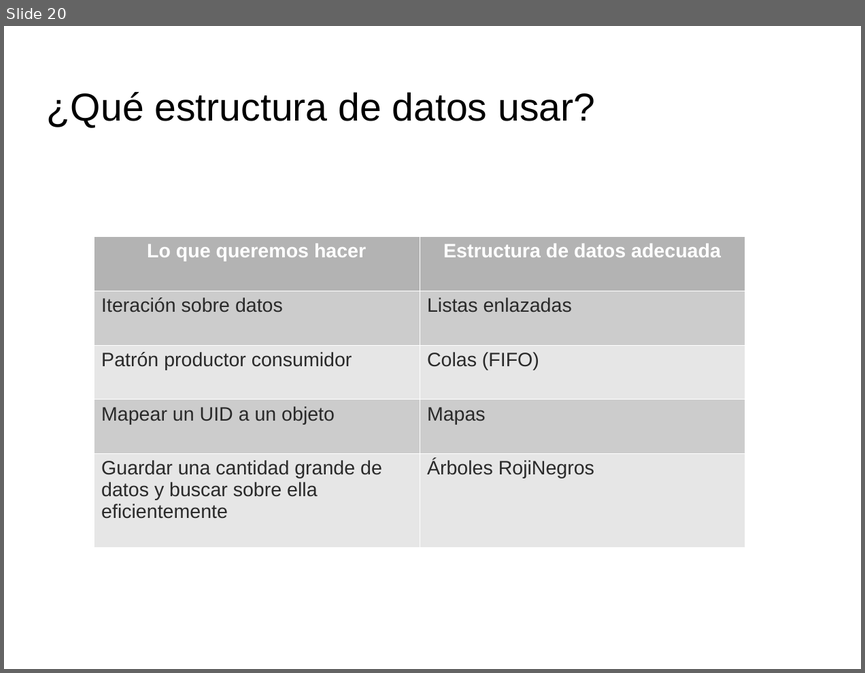
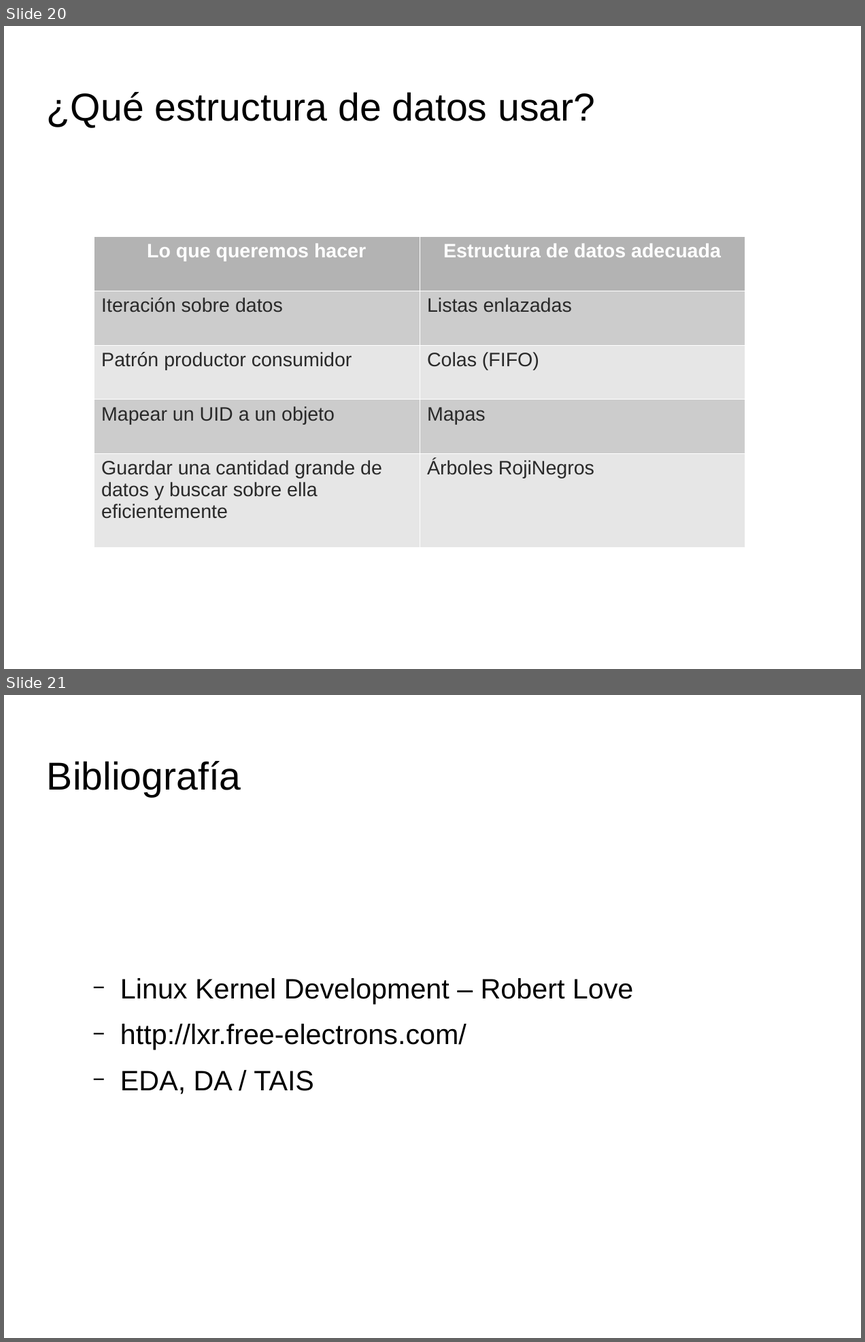
Before and after one commit to tombe85/lin, a slide deck: presentacion/EstructurasDeDatosKernelMigVersion.odp. Shown one above the other, each under a label of ours: slide 20 before the commit, slides 20 and 21 after it. The pictures are 865x673 and 865x1342 pixels, drawn with LibreOffice and Linux fonts; fonts in the diff are those of the drawing; background and template pictures are left out. Boxes give left, top, right and bottom in pixels: in the first picture for what was removed or moved away, otherwise in the second. Text is boxed around its words. In the diff, an @@ line names an element or a change of style, - is before the commit and + after.

```diff
--- a/presentacion/EstructurasDeDatosKernelMigVersion.odp
+++ b/presentacion/EstructurasDeDatosKernelMigVersion.odp
@@ slide 21 added at [4,695,861,1338], background picture (left out) @@
@@ title added at [47,761,241,797], 36 pt, text #000000 @@
+Bibliografía
@@ text added at [120,978,633,1094], 26 pt, text #000000 @@
+  − Linux Kernel Development – Robert Love
+  − http://lxr.free-electrons.com/
+  − EDA, DA / TAIS
```
Also in this commit, not shown: 5 slides changed.
